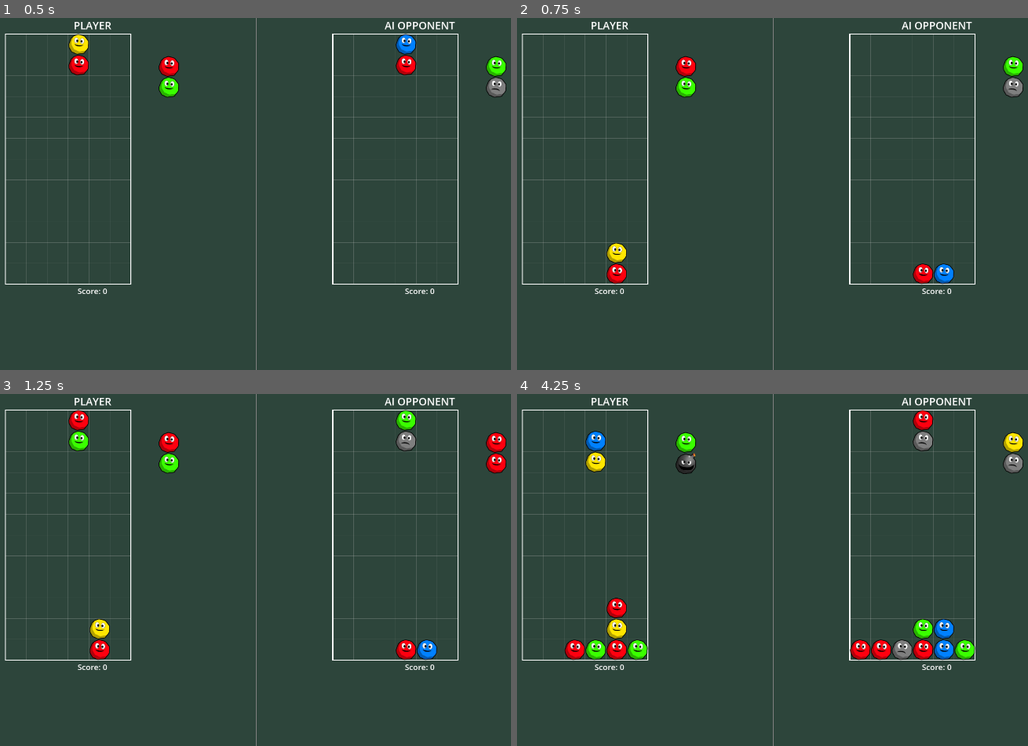
Above: before the commit, frames 1-4 (two rows, left to right).
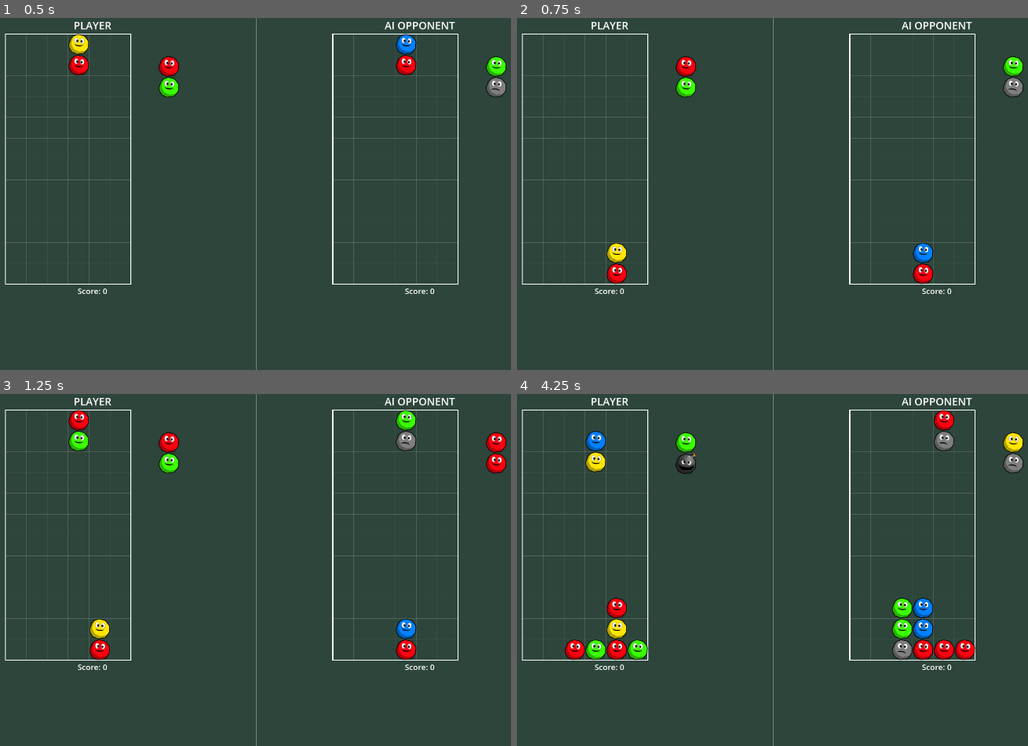
Above: after the commit, the same moments.

Repository: csmallfield/PuyoPuyo
Game: Godot game, scene res://scenes/VSMode.tscn
The game is run twice, just before and just after one commit, with the same random seed, the same clock (stepped at 60 frames per second) and the same inputs. This scene is started directly instead of the project's main scene. The engine's default icon, where the game draws it, is replaced by a stand-in: a white triangle on a blue panel in a dark square.
Inputs:
- Up to frame 1 (0.5 s): no input
- Up to frame 2 (0.75 s): tap Enter at 0.5 s; hold Right (move_right) from 0.53 s (still down); hold Space (fast_drop) from 0.53 s (still down)
- Up to frame 3 (1.25 s): keep holding Right (move_right); keep holding Space (fast_drop)
- Up to frame 4 (4.25 s): release Right (move_right) at 1.28 s; release Space (fast_drop) at 1.28 s; hold Down (move_down) 1.28-2.03 s; tap Up (rotate_piece) at 1.35, 2.85 s; hold Space (fast_drop) 2.03-2.78 s; hold Right (move_right) 2.03-3.53 s; hold Left (move_left) from 3.53 s (still down); hold Space (fast_drop) from 3.53 s (still down)

Frame 1 is identical in both runs. In frame 2, 0.4% of the frame differs, in the area x 77-86%, y 63-76%; in frame 3, 0.4%; in frame 4, 2.3%, in the area x 65-90%, y 4-76%.

Commit message:
AI considers color now, much harder

Diff:
--- a/puyopuyo_prototype/scripts/AIController.gd
+++ b/puyopuyo_prototype/scripts/AIController.gd
@@ -1,5 +1,5 @@
 extends Node
-# AIController.gd - Basic AI opponent
+# AIController.gd - Color-Aware AI opponent
 
 var grid = null
 var move_timer = 0.0
@@ -30,8 +30,15 @@
 	var best_column = 0
 	var best_rotation = 0
 
+	# Store original rotation to restore later
+	var original_rotation = grid.current_piece_pair.piece_rotation
+
 	# Try all 4 rotations
 	for rot in range(4):
+		# Set the rotation for testing
+		grid.current_piece_pair.piece_rotation = rot
+		grid.current_piece_pair.update_piece_positions()
+
 		# Try all columns
 		for col in range(GameState.grid_width):
 			var score = evaluate_placement(col, rot)
@@ -40,35 +47,323 @@
 				best_column = col
 				best_rotation = rot
 
+	# Restore original rotation
+	grid.current_piece_pair.piece_rotation = original_rotation
+	grid.current_piece_pair.update_piece_positions()
+
 	# Execute the best move
 	execute_move(best_column, best_rotation)
 
 func evaluate_placement(column: int, rotation: int) -> float:
-	"""Evaluate how good a placement would be"""
-	# This is a simple heuristic - we can improve it later
-
-	# Simulate the piece at this position
+	"""Evaluate how good a placement would be using color-aware strategy"""
+
+	# Get the piece positions for this placement
 	var test_position = Vector2(column, 0)
+	var piece_positions = grid.current_piece_pair.get_piece_positions(test_position)
+	var pieces = grid.current_piece_pair.get_pieces()
 
 	# Check if placement is even valid
-	grid.current_piece_pair.piece_rotation = rotation
-	grid.current_piece_pair.update_piece_positions()
-
 	if not grid.can_place_piece_pair(grid.current_piece_pair, test_position):
 		return -999999  # Invalid placement
 
-	# Calculate score based on:
-	# 1. How low the piece lands
-	# 2. Avoid making columns too high
-
-	var score = 0.0
-
-	# Penalize height - prefer lower columns
-	var column_height = get_column_height(column)
-	score -= column_height * 10
-
-	# Small random factor to add variety
-	score += randf() * 5
+	# Find where pieces would actually land
+	var landing_positions = []
+	for i in range(piece_positions.size()):
+		var pos = piece_positions[i]
+		# Drop each piece to find landing position
+		var landing_y = find_landing_y(pos.x, pos.y)
+		landing_positions.append(Vector2(pos.x, landing_y))
+
+	# Calculate score based on multiple factors
+	var score = 0.0
+
+	# Factor 1: Color adjacency - reward placing next to same colors
+	score += evaluate_color_adjacency(landing_positions, pieces)
+
+	# Factor 2: Group formation - huge bonus for almost-matches (groups of 3)
+	score += evaluate_group_potential(landing_positions, pieces)
+
+	# Factor 3: Height management - prefer lower columns
+	score += evaluate_height_penalty(landing_positions)
+
+	# Factor 4: Height variance - avoid creating very tall columns
+	score += evaluate_height_variance(landing_positions)
+
+	# Factor 5: Special piece handling - bombs and bubbles
+	score += evaluate_special_pieces(landing_positions, pieces)
+
+	# Factor 6: Center preference - slight bonus for center columns
+	score += evaluate_center_preference(landing_positions)
+
+	# Small random factor to add variety and prevent identical games
+	score += randf() * 3
+
+	return score
+
+func find_landing_y(x: int, start_y: int) -> int:
+	"""Find where a piece would land if dropped in column x"""
+	var landing_y = start_y
+
+	# Drop until we hit something
+	while landing_y + 1 < GameState.grid_height:
+		if grid.grid_data[landing_y + 1][x] != null:
+			break
+		landing_y += 1
+
+	return landing_y
+
+func evaluate_color_adjacency(landing_positions: Array, pieces: Array) -> float:
+	"""Reward placing pieces next to same-colored pieces"""
+	var score = 0.0
+
+	for i in range(landing_positions.size()):
+		var pos = landing_positions[i]
+		var piece = pieces[i]
+
+		# Skip bombs and bubbles for color matching
+		if piece.is_bomb or piece.is_bubble:
+			continue
+
+		var color = piece.color
+
+		# Check all 4 adjacent positions
+		var adjacent_positions = [
+			Vector2(pos.x + 1, pos.y),  # Right
+			Vector2(pos.x - 1, pos.y),  # Left
+			Vector2(pos.x, pos.y - 1),  # Up
+			Vector2(pos.x, pos.y + 1)   # Down
+		]
+
+		for adj_pos in adjacent_positions:
+			# Check bounds
+			if adj_pos.x < 0 or adj_pos.x >= GameState.grid_width:
+				continue
+			if adj_pos.y < 0 or adj_pos.y >= GameState.grid_height:
+				continue
+
+			# Check if there's a piece there (or will be from this placement)
+			var existing_piece = get_piece_at_position(adj_pos, landing_positions, pieces)
+
+			if existing_piece and not existing_piece.is_bomb and not existing_piece.is_bubble:
+				if existing_piece.color == color:
+					score += 50  # Good! Same color neighbor
+
+	return score
+
+func evaluate_group_potential(landing_positions: Array, pieces: Array) -> float:
+	"""Huge bonus for creating groups of 3 (one away from a match)"""
+	var score = 0.0
+
+	for i in range(landing_positions.size()):
+		var pos = landing_positions[i]
+		var piece = pieces[i]
+
+		# Skip bombs and bubbles
+		if piece.is_bomb or piece.is_bubble:
+			continue
+
+		var color = piece.color
+
+		# Count connected same-color pieces
+		var group_size = count_connected_group(pos, color, landing_positions, pieces)
+
+		# Reward based on group size
+		if group_size >= 3:
+			score += 200  # Great! Close to a match
+		elif group_size == 2:
+			score += 80   # Good! Building toward a match
+
+	return score
+
+func count_connected_group(start_pos: Vector2, color: Color, landing_positions: Array, pieces: Array) -> int:
+	"""Count how many same-colored pieces are connected to this position"""
+	var visited = {}
+	var stack = [start_pos]
+	var count = 0
+
+	while stack.size() > 0:
+		var pos = stack.pop_back()
+
+		# Skip if already visited
+		if visited.has(pos):
+			continue
+
+		# Skip if out of bounds
+		if pos.x < 0 or pos.x >= GameState.grid_width or pos.y < 0 or pos.y >= GameState.grid_height:
+			continue
+
+		# Check if there's a same-color piece here
+		var piece_here = get_piece_at_position(pos, landing_positions, pieces)
+		if not piece_here or piece_here.is_bomb or piece_here.is_bubble:
+			continue
+		if piece_here.color != color:
+			continue
+
+		# Mark as visited and count it
+		visited[pos] = true
+		count += 1
+
+		# Add adjacent positions to check
+		stack.append(Vector2(pos.x + 1, pos.y))
+		stack.append(Vector2(pos.x - 1, pos.y))
+		stack.append(Vector2(pos.x, pos.y + 1))
+		stack.append(Vector2(pos.x, pos.y - 1))
+
+	return count
+
+func get_piece_at_position(pos: Vector2, landing_positions: Array, pieces: Array):
+	"""Get the piece at a position, checking both grid and landing pieces"""
+	# First check if it's one of the landing pieces
+	for i in range(landing_positions.size()):
+		if landing_positions[i] == pos:
+			return pieces[i]
+
+	# Otherwise check the grid
+	if pos.y >= 0 and pos.y < GameState.grid_height and pos.x >= 0 and pos.x < GameState.grid_width:
+		return grid.grid_data[pos.y][pos.x]
+
+	return null
+
+func evaluate_height_penalty(landing_positions: Array) -> float:
+	"""Penalize placing in tall columns"""
+	var score = 0.0
+
+	for pos in landing_positions:
+		var column_height = GameState.grid_height - pos.y
+		score -= column_height * 8  # Moderate penalty for height
+
+	return score
+
+func evaluate_height_variance(landing_positions: Array) -> float:
+	"""Penalize creating columns much taller than average"""
+	var score = 0.0
+
+	# Calculate average height
+	var total_height = 0
+	var column_heights = []
+
+	for x in range(GameState.grid_width):
+		var height = get_column_height(x)
+		column_heights.append(height)
+		total_height += height
+
+	var avg_height = total_height / float(GameState.grid_width)
+
+	# Check if this placement creates very tall columns
+	for pos in landing_positions:
+		var new_height = GameState.grid_height - pos.y
+		var height_diff = new_height - avg_height
+
+		if height_diff > 3:
+			score -= (height_diff - 3) * 25  # Strong penalty for very tall columns
+
+	return score
+
+func evaluate_special_pieces(landing_positions: Array, pieces: Array) -> float:
+	"""Smart placement for bombs and bubbles"""
+	var score = 0.0
+
+	for i in range(landing_positions.size()):
+		var pos = landing_positions[i]
+		var piece = pieces[i]
+
+		if piece.is_bomb:
+			# Bombs should be placed near common colors
+			score += evaluate_bomb_placement(pos)
+		elif piece.is_bubble:
+			# Bubbles should be placed adjacent to color groups
+			score += evaluate_bubble_placement(pos)
+
+	return score
+
+func evaluate_bomb_placement(bomb_pos: Vector2) -> float:
+	"""Evaluate bomb placement - prefer next to most common color"""
+	var score = 0.0
+
+	# Find the most common color on the board
+	var color_counts = {}
+	for y in range(GameState.grid_height):
+		for x in range(GameState.grid_width):
+			var piece = grid.grid_data[y][x]
+			if piece and not piece.is_bomb and not piece.is_bubble:
+				var color = piece.color
+				if not color_counts.has(color):
+					color_counts[color] = 0
+				color_counts[color] += 1
+
+	# Check adjacent positions for common colors
+	var adjacent_positions = [
+		Vector2(bomb_pos.x + 1, bomb_pos.y),
+		Vector2(bomb_pos.x - 1, bomb_pos.y),
+		Vector2(bomb_pos.x, bomb_pos.y - 1),
+		Vector2(bomb_pos.x, bomb_pos.y + 1)
+	]
+
+	for adj_pos in adjacent_positions:
+		if adj_pos.x < 0 or adj_pos.x >= GameState.grid_width or adj_pos.y < 0 or adj_pos.y >= GameState.grid_height:
+			continue
+
+		var piece = grid.grid_data[adj_pos.y][adj_pos.x]
+		if piece and not piece.is_bomb and not piece.is_bubble:
+			var count = color_counts.get(piece.color, 0)
+			score += count * 5  # Reward being next to common colors
+
+	return score
+
+func evaluate_bubble_placement(bubble_pos: Vector2) -> float:
+	"""Evaluate bubble placement - prefer next to existing groups"""
+	var score = 0.0
+
+	# Bubbles are best placed adjacent to color groups
+	var adjacent_positions = [
+		Vector2(bubble_pos.x + 1, bubble_pos.y),
+		Vector2(bubble_pos.x - 1, bubble_pos.y),
+		Vector2(bubble_pos.x, bubble_pos.y - 1),
+		Vector2(bubble_pos.x, bubble_pos.y + 1)
+	]
+
+	for adj_pos in adjacent_positions:
+		if adj_pos.x < 0 or adj_pos.x >= GameState.grid_width or adj_pos.y < 0 or adj_pos.y >= GameState.grid_height:
+			continue
+
+		var piece = grid.grid_data[adj_pos.y][adj_pos.x]
+		if piece and not piece.is_bomb and not piece.is_bubble:
+			# Check if this color has nearby friends
+			var nearby_same_color = count_nearby_same_color(adj_pos, piece.color)
+			if nearby_same_color >= 2:
+				score += 40  # Good spot - next to a forming group
+
+	return score
+
+func count_nearby_same_color(pos: Vector2, color: Color) -> int:
+	"""Count same-colored pieces adjacent to this position"""
+	var count = 0
+	var adjacent_positions = [
+		Vector2(pos.x + 1, pos.y),
+		Vector2(pos.x - 1, pos.y),
+		Vector2(pos.x, pos.y - 1),
+		Vector2(pos.x, pos.y + 1)
+	]
+
+	for adj_pos in adjacent_positions:
+		if adj_pos.x < 0 or adj_pos.x >= GameState.grid_width or adj_pos.y < 0 or adj_pos.y >= GameState.grid_height:
+			continue
+
+		var piece = grid.grid_data[adj_pos.y][adj_pos.x]
+		if piece and not piece.is_bomb and not piece.is_bubble and piece.color == color:
+			count += 1
+
+	return count
+
+func evaluate_center_preference(landing_positions: Array) -> float:
+	"""Slight bonus for keeping center columns available"""
+	var score = 0.0
+	var center = GameState.grid_width / 2
+
+	for pos in landing_positions:
+		var distance_from_center = abs(pos.x - center)
+		# Small bonus for being near center (gives flexibility)
+		score += (3 - distance_from_center) * 5
 
 	return score
 
